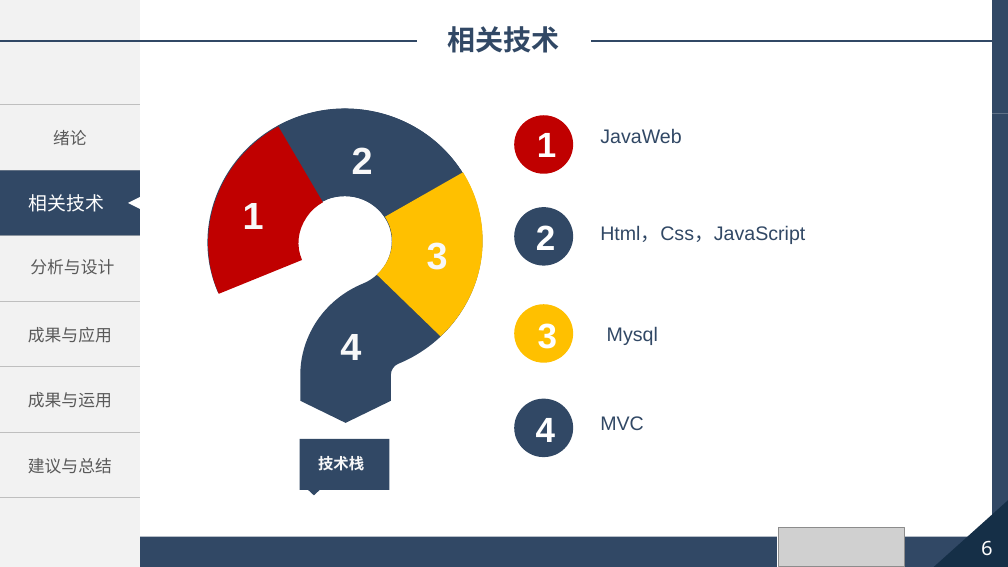
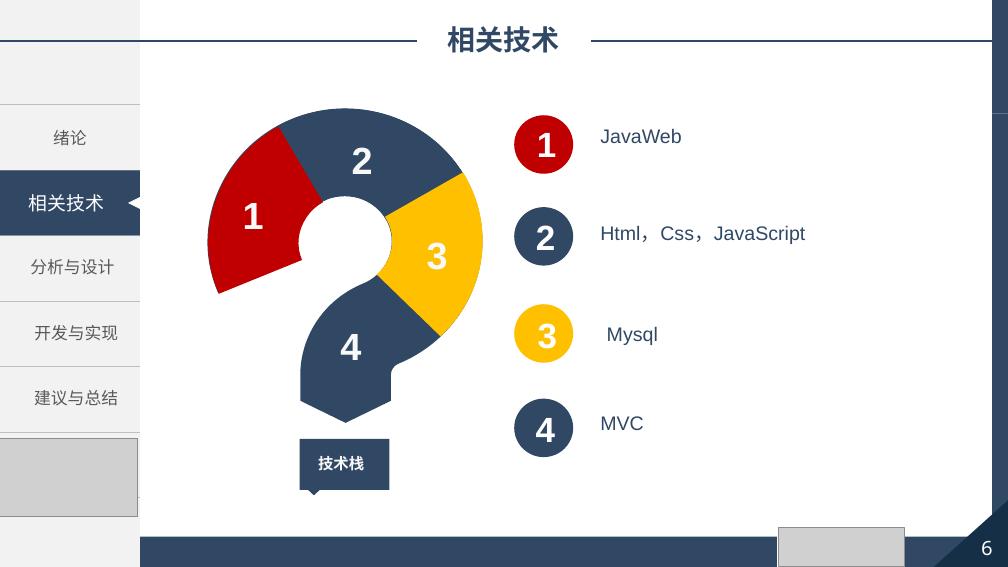
Before and after one commit to cx29/JavaWebSpace, a slide deck: slide 6 of demo/resources/报告/毕业论文答辩.pptx. Drawn at 1008x567 pixels with LibreOffice and Linux fonts; fonts in the diff are those of the drawing; grey boxes stand for pictures. Boxes give left, top, right and bottom in pixels: in the first picture for what was removed or moved away, otherwise in the second. Text is boxed around its words. In the diff, an @@ line names an element or a change of style, - is before the commit and + after.

```diff
--- a/demo/resources/报告/毕业论文答辩.pptx
+++ b/demo/resources/报告/毕业论文答辩.pptx
@@ rectangle added at (12, 318, 131, 355), fill #F2F2F2 @@
@@ text added at (34, 325, 118, 341), 12 pt, text #595959 @@
+开发与实现
@@ rectangle added at (11, 383, 130, 420), fill #F2F2F2 @@
@@ text added at (34, 390, 118, 406), 12 pt, text #595959 @@
+建议与总结
@@ picture added at (0, 438, 138, 516) @@
```
Also in this commit, not shown: 9 other slides changed, 1 other file.
